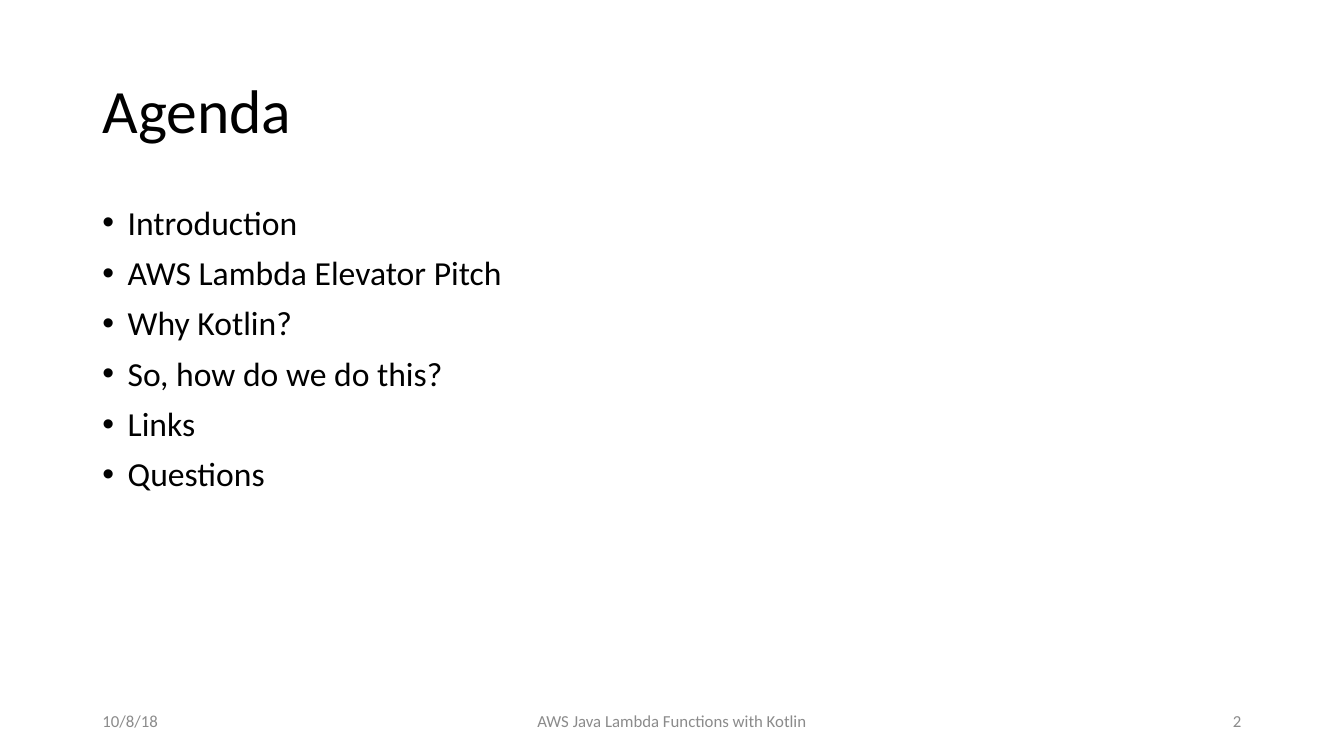
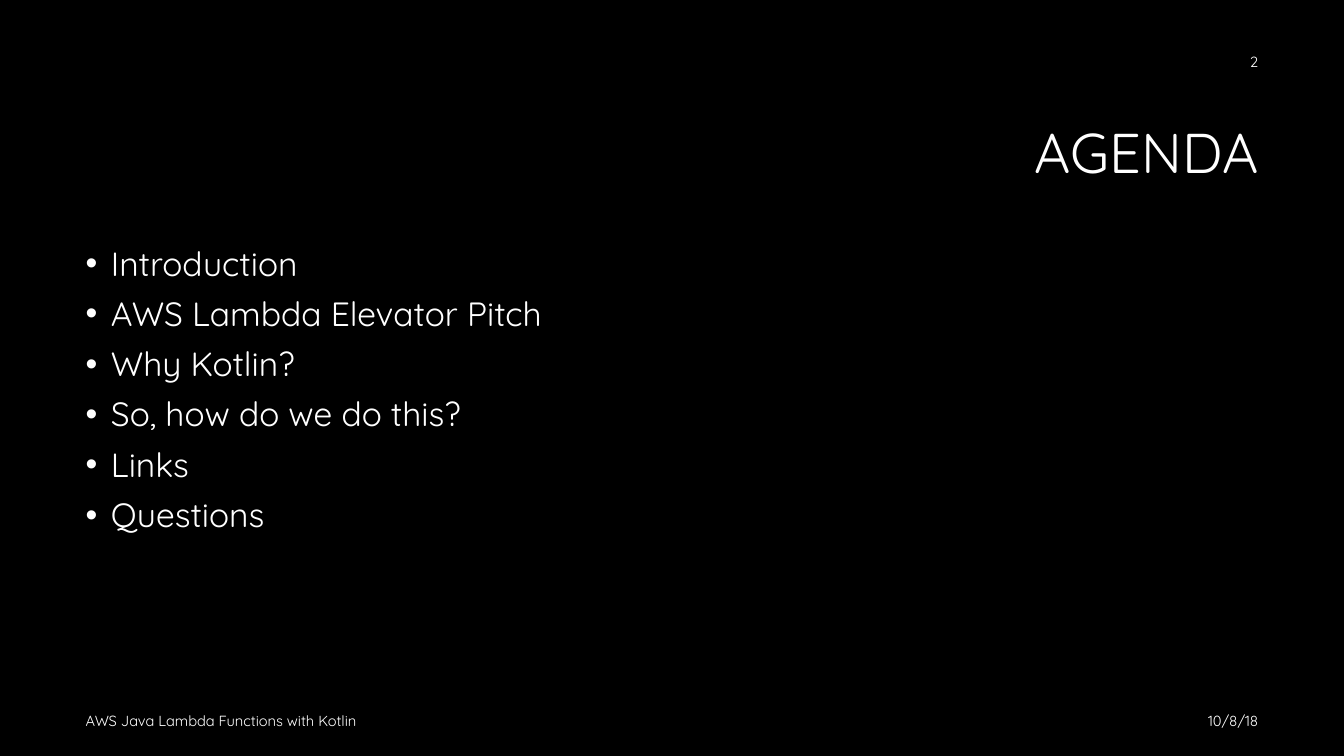
Before and after one commit to jkwuc89/Presentations, a slide deck: slide 2 of AWS Java Lambda Functions with Kotlin Ohio DevFest 2018.pptx. Drawn at 1344x756 pixels with LibreOffice and Linux fonts; fonts in the diff are those of the drawing; background and template pictures are left out. Boxes give left, top, right and bottom in pixels: in the first picture for what was removed or moved away, otherwise in the second. Text is boxed around its words. In the diff, an @@ line names an element or a change of style, - is before the commit and + after.

Commit message:
Updated theme

```diff
--- a/AWS Java Lambda Functions with Kotlin Ohio DevFest 2018.pptx
+++ b/AWS Java Lambda Functions with Kotlin Ohio DevFest 2018.pptx
@@ background #FFFFFF to #000000 @@
@@ page number: place and size @@
-page number at [1233,716,1241,727]
+page number at [1250,56,1258,67]
@@ page number at [1250,56,1258,67]: size 12 to 10.5 pt, font Calibri to Quicksand, text colour #8C8C8C to #FFFFFF @@
@@ title at [1035,133,1259,174]: text changed; size 44 to 40 pt; font Calibri to Quicksand; text colour #000000 to #FFFFFF @@
-Agenda
+AGENDA
@@ text "Introduction": place and size @@
-text "Introduction" at [128,211,502,491]
+text "Introduction" at [111,251,542,533]
@@ text "Introduction" at [111,251,542,533]: font Calibri to Quicksand, text colour #000000 to #FFFFFF @@
@@ text "AWS Java Lambda Functions with ...": place and size @@
-text "AWS Java Lambda Functions with ..." at [537,715,806,727]
+text "AWS Java Lambda Functions with ..." at [86,715,356,726]
@@ text "AWS Java Lambda Functions with ..." at [86,715,356,726]: size 12 to 10.5 pt, font Calibri to Quicksand, text colour #8C8C8C to #FFFFFF; alignment centre to left @@
@@ text "10/8/18": place and size @@
-text "10/8/18" at [102,715,157,728]
+text "10/8/18" at [1208,714,1258,728]
@@ text "10/8/18" at [1208,714,1258,728]: size 12 to 10.5 pt, font Calibri to Quicksand, text colour #8C8C8C to #FFFFFF; alignment left to right @@
```
Also in this commit, not shown: 12 other slides changed.
